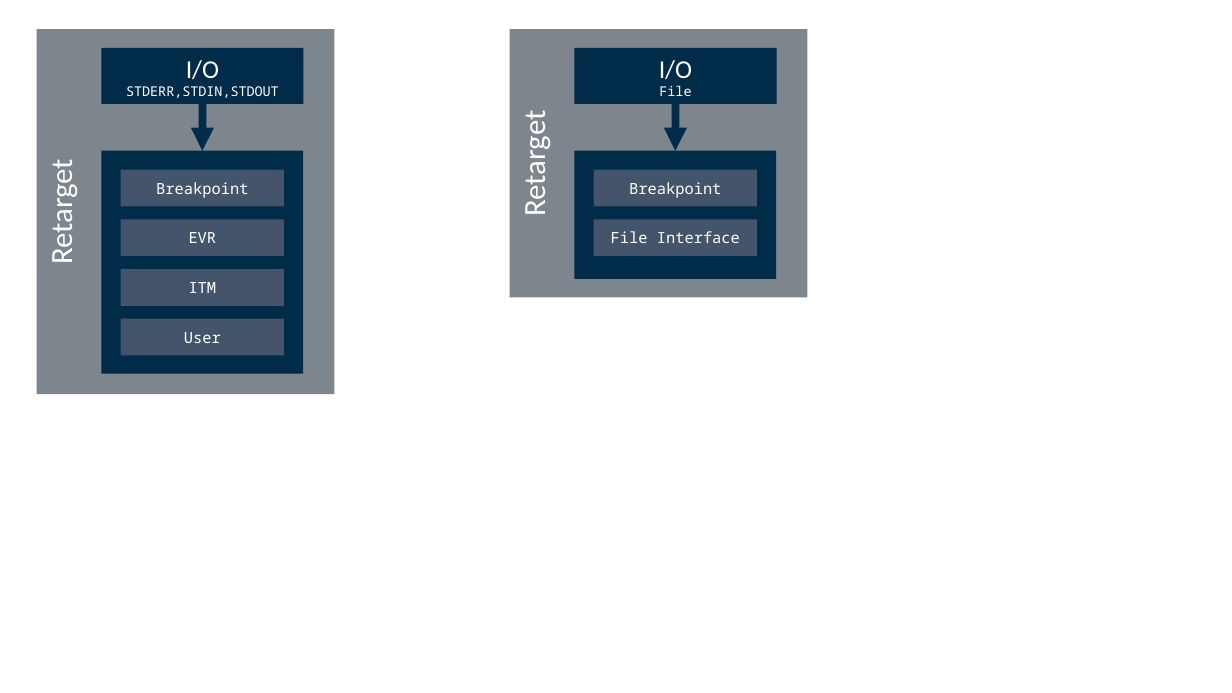
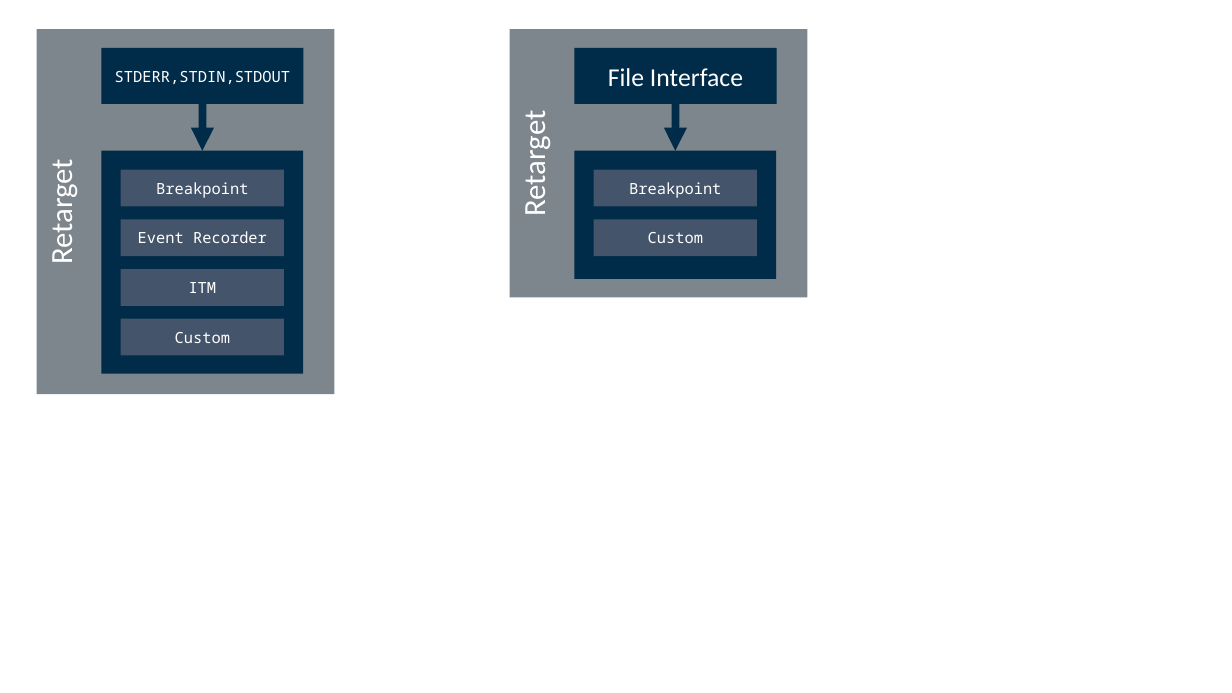
Before and after one commit to ARM-software/CMSIS-Compiler, a slide deck: slide 3 of documentation/doxygen/src/images/blocks.pptx. Drawn at 1232x693 pixels with LibreOffice and Linux fonts; fonts in the diff are those of the drawing. Boxes give left, top, right and bottom in pixels: in the first picture for what was removed or moved away, otherwise in the second. Text is boxed around its words. In the diff, an @@ line names an element or a change of style, - is before the commit and + after.

Commit message:
Introduce STDERR, STDIN, STDOUT APIs and components (#27)

```diff
--- a/documentation/doxygen/src/images/blocks.pptx
+++ b/documentation/doxygen/src/images/blocks.pptx
@@ text in rectangle at (115, 71, 290, 84): text changed; size 10.5 to 12 pt @@
-I/O
-STDERR,STDIN,STDOUT
+STDERR,STDIN,STDOUT
@@ text in rectangle at (608, 68, 743, 87): text changed; size 10.5 to 20 pt; font Noto Sans Mono to Calibri @@
-I/O
-File
+File Interface
@@ text in rectangle at (138, 231, 267, 243): text changed @@
-EVR
+Event Recorder
@@ text in rectangle at (648, 232, 703, 243): text changed @@
-File Interface
+Custom
@@ text in rectangle at (175, 332, 230, 343): text changed @@
-User
+Custom
```
Also in this commit, not shown: 2 other slides changed, 44 other files.
